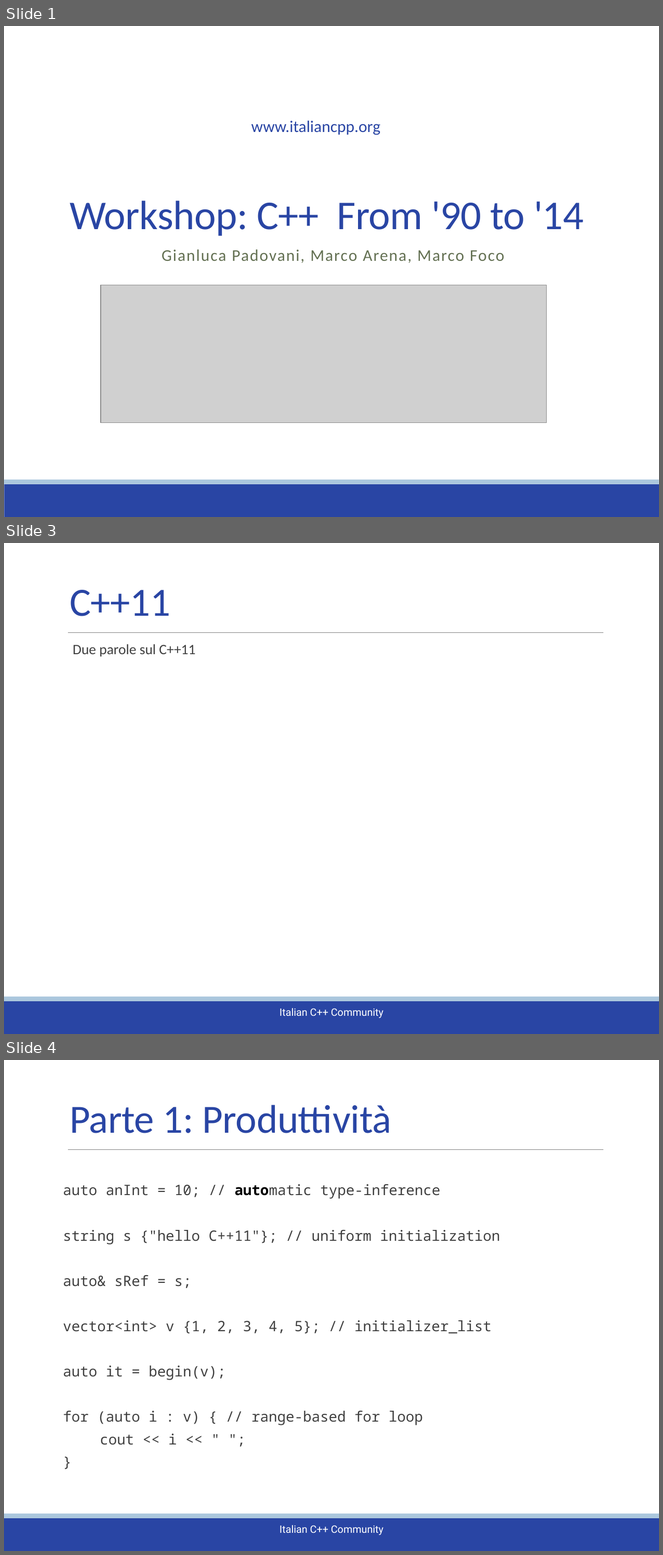
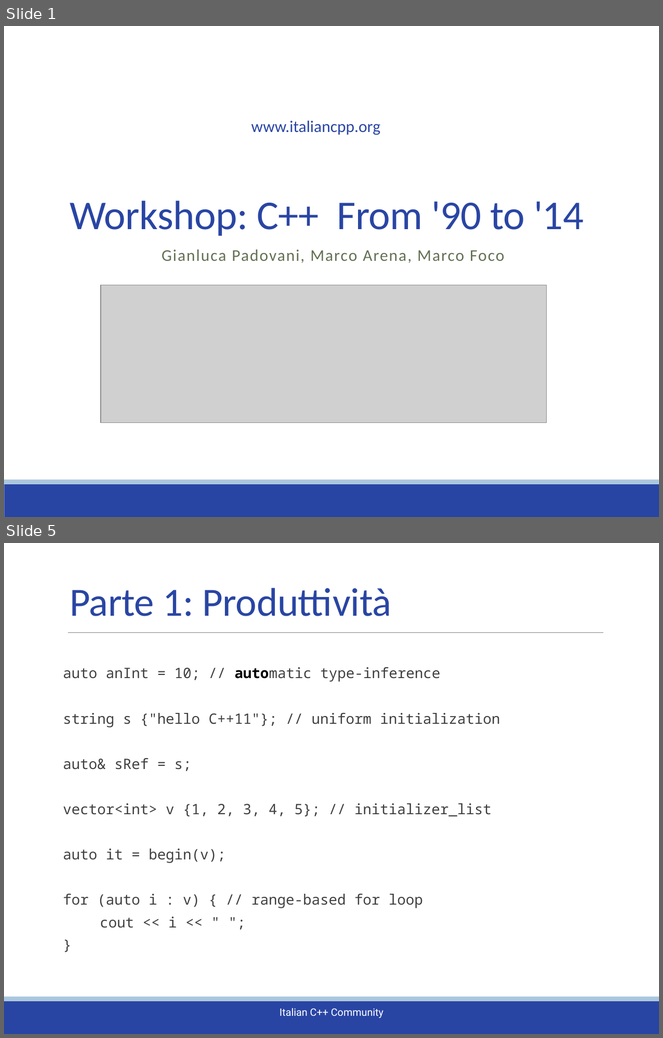
Before and after one commit to italiancpp/yahtzee-cpp, a slide deck: RefactoringCpp.pptx. Shown one above the other, each under a label of ours: slides 1, 3 and 4 before the commit, slides 1 and 5 after it; the slides between them are not shown. The pictures are 663x1555 and 663x1038 pixels, drawn with LibreOffice and Linux fonts; fonts in the diff are those of the drawing; grey boxes stand for pictures; background and template pictures are left out. Boxes give left, top, right and bottom in pixels: in the first picture for what was removed or moved away, otherwise in the second. Text is boxed around its words. In the diff, an @@ line names an element or a change of style, - is before the commit and + after.

```diff
--- a/RefactoringCpp.pptx
+++ b/RefactoringCpp.pptx
@@ slide 3 removed at bbox=[4, 543, 659, 1034], background #FFFFFF; not listed: 4 template elements that a slide beside it also shows @@
@@ title removed at bbox=[70, 590, 170, 616] @@
-C++11
@@ text removed at bbox=[73, 644, 195, 657] @@
-  Due parole sul C++11
@@ what was slide 4 is now slide 5 @@
```
Also in this commit, not shown: 2 slides changed, 3 slides added, 1 other file.
